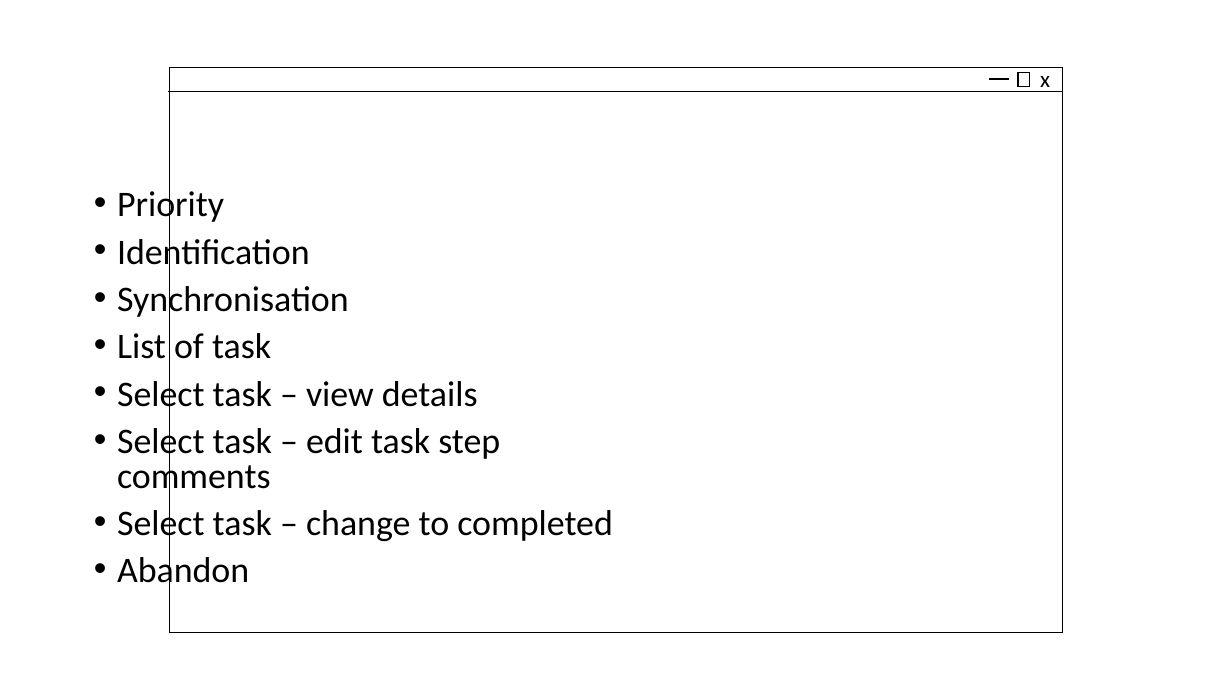
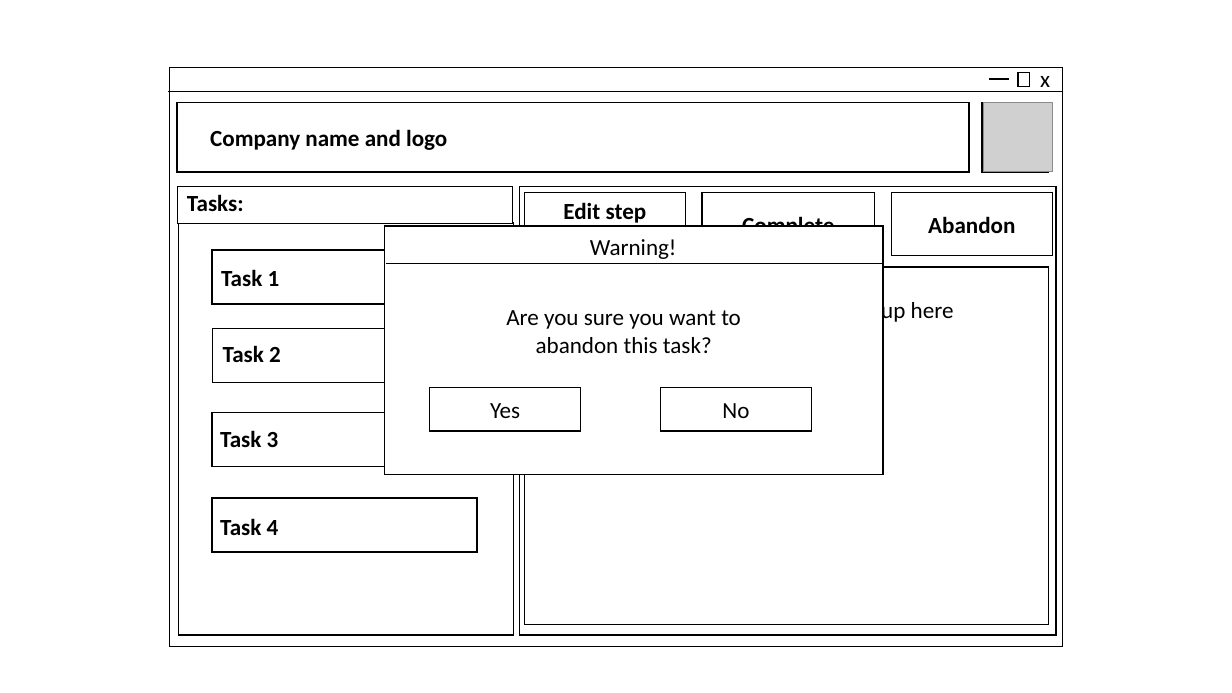
Before and after one commit to gea6/Group-03, a slide deck: slide 3 of docs/Project Design/Wesbite Design/Group Project - html design.pptx (slide 2 before the commit). Drawn at 1232x693 pixels with LibreOffice and Linux fonts; fonts in the diff are those of the drawing; grey boxes stand for pictures. Boxes give left, top, right and bottom in pixels: in the first picture for what was removed or moved away, otherwise in the second. Text is boxed around its words. In the diff, an @@ line names an element or a change of style, - is before the commit and + after.

```diff
--- a/docs/Project Design/Wesbite Design/Group Project - html design.pptx
+++ b/docs/Project Design/Wesbite Design/Group Project - html design.pptx
@@ rectangle resized from (x1=170, y1=67, x2=1063, y2=632) to (x1=170, y1=67, x2=1063, y2=647) @@
@@ rectangle added at (x1=177, y1=103, x2=970, y2=172), fill #FFFFFF, outline #000000 1 pt @@
@@ rectangle added at (x1=982, y1=103, x2=1049, y2=172), fill #FFFFFF, outline #000000 1 pt @@
@@ picture added at (x1=984, y1=103, x2=1053, y2=171) @@
@@ text added at (x1=210, y1=129, x2=447, y2=150), 18 pt, text #000000, bold @@
+Company name and logo
@@ rectangle added at (x1=178, y1=187, x2=513, y2=224), fill #FFFFFF, outline #000000 1 pt @@
@@ text added at (x1=187, y1=194, x2=244, y2=211), 18 pt, text #000000, bold @@
+Tasks:
@@ rectangle added at (x1=519, y1=187, x2=1056, y2=636), fill #FFFFFF, outline #000000 1 pt @@
@@ rectangle added at (x1=525, y1=192, x2=686, y2=255), fill #FFFFFF, outline #000000 1 pt, 18 pt, text #000000, bold @@
+Edit step comments
@@ rectangle added at (x1=702, y1=193, x2=875, y2=256), fill #FFFFFF, outline #000000 1 pt, 18 pt, text #000000, bold @@
+Complete
@@ rectangle added at (x1=892, y1=193, x2=1053, y2=256), fill #FFFFFF, outline #000000 1 pt, 18 pt, text #000000, bold @@
+Abandon
@@ rectangle added at (x1=178, y1=224, x2=513, y2=636), fill #FFFFFF, outline #000000 1 pt @@
@@ rectangle added at (x1=384, y1=226, x2=883, y2=475), fill #FFFFFF, outline #000000 1 pt @@
@@ text added at (x1=590, y1=239, x2=677, y2=259), 18 pt, text #000000 @@
+Warning!
@@ rectangle added at (x1=212, y1=250, x2=477, y2=304), fill #FFFFFF, outline #000000 1 pt @@
@@ text added at (x1=221, y1=269, x2=280, y2=286), 18 pt, text #000000, bold @@
+Task 1
@@ line added from (386, 263) to (884, 263), #000000 0.5 pt @@
@@ rectangle added at (x1=525, y1=267, x2=1049, y2=625), fill #FFFFFF, outline #000000 1 pt @@
@@ text at (x1=685, y1=299, x2=954, y2=325): text changed; size 28 to 18 pt @@
-• Priority
-• Identification
-• Synchronisation
-• List of task
-• Select task – view details
-• Select task – edit task step comments
-• Select task – change to completed
-• Abandon
+Details of the task will show up here
@@ rectangle added at (x1=213, y1=329, x2=478, y2=383), fill #FFFFFF, outline #000000 1 pt @@
@@ text added at (x1=506, y1=310, x2=741, y2=353), 18 pt, text #000000 @@
+Are you sure you want to abandon this task?
@@ text added at (x1=223, y1=345, x2=281, y2=362), 18 pt, text #000000, bold @@
+Task 2
@@ rectangle added at (x1=430, y1=387, x2=581, y2=431), fill #FFFFFF, outline #000000 1 pt, 18 pt, text #000000 @@
+Yes
@@ rectangle added at (x1=661, y1=387, x2=812, y2=431), fill #FFFFFF, outline #000000 1 pt, 18 pt, text #000000 @@
+No
@@ rectangle added at (x1=212, y1=413, x2=477, y2=467), fill #FFFFFF, outline #000000 1 pt @@
@@ text added at (x1=220, y1=430, x2=279, y2=447), 18 pt, text #000000, bold @@
+Task 3
@@ rectangle added at (x1=212, y1=498, x2=477, y2=552), fill #FFFFFF, outline #000000 1 pt @@
@@ text added at (x1=220, y1=518, x2=279, y2=535), 18 pt, text #000000, bold @@
+Task 4
```
Also in this commit, not shown: 1 slide added, 5 other files.
